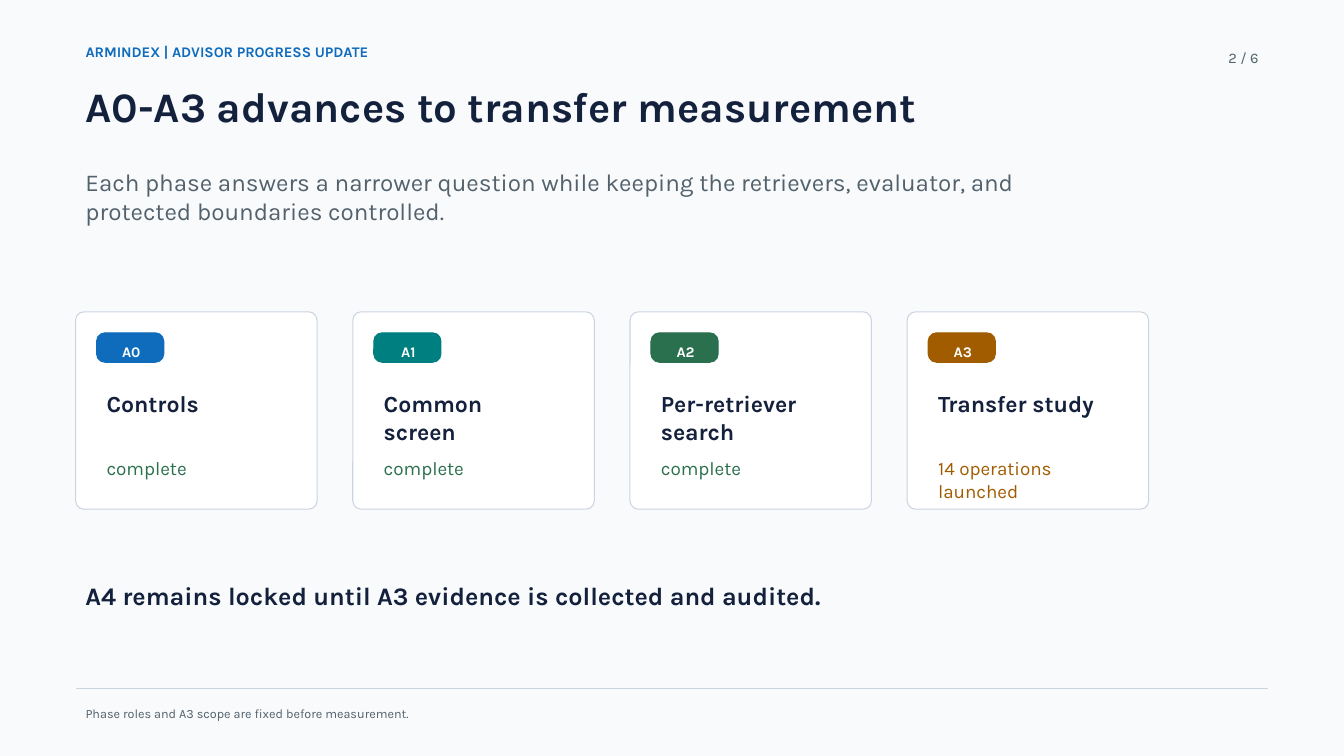
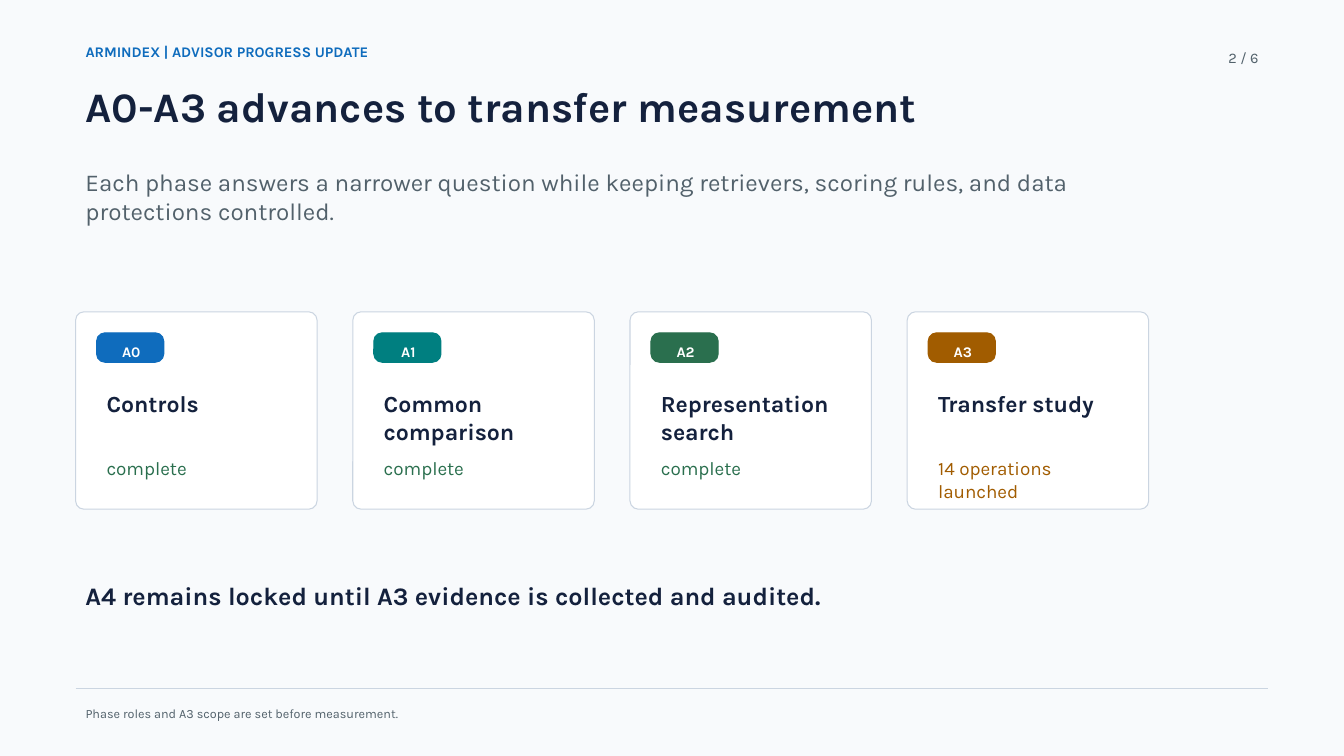
Before and after one commit to siriponsri/myIS, a slide deck: slide 2 of docs/presentation/progress/ArmIndex_Progress_A0_A3_2026-08-18.pptx. Drawn at 1344x756 pixels with LibreOffice and Linux fonts; fonts in the diff are those of the drawing. Boxes give left, top, right and bottom in pixels: in the first picture for what was removed or moved away, otherwise in the second. Text is boxed around its words. In the diff, an @@ line names an element or a change of style, - is before the commit and + after.

```diff
--- a/docs/presentation/progress/ArmIndex_Progress_A0_A3_2026-08-18.pptx
+++ b/docs/presentation/progress/ArmIndex_Progress_A0_A3_2026-08-18.pptx
@@ text at <box>85,174,1067,226</box>: text changed @@
-Each phase answers a narrower question while keeping the retrievers, evaluator, and protected boundaries controlled.
+Each phase answers a narrower question while keeping retrievers, scoring rules, and data protections controlled.
@@ text at <box>384,396,515,445</box>: text changed @@
-Common screen
+Common comparison
@@ text at <box>661,395,828,441</box>: text changed @@
-Per-retriever search
+Representation search
@@ text at <box>86,709,398,721</box>: text changed @@
-Phase roles and A3 scope are fixed before measurement.
+Phase roles and A3 scope are set before measurement.
```
Also in this commit, not shown: 4 other slides changed, 5 other files.
